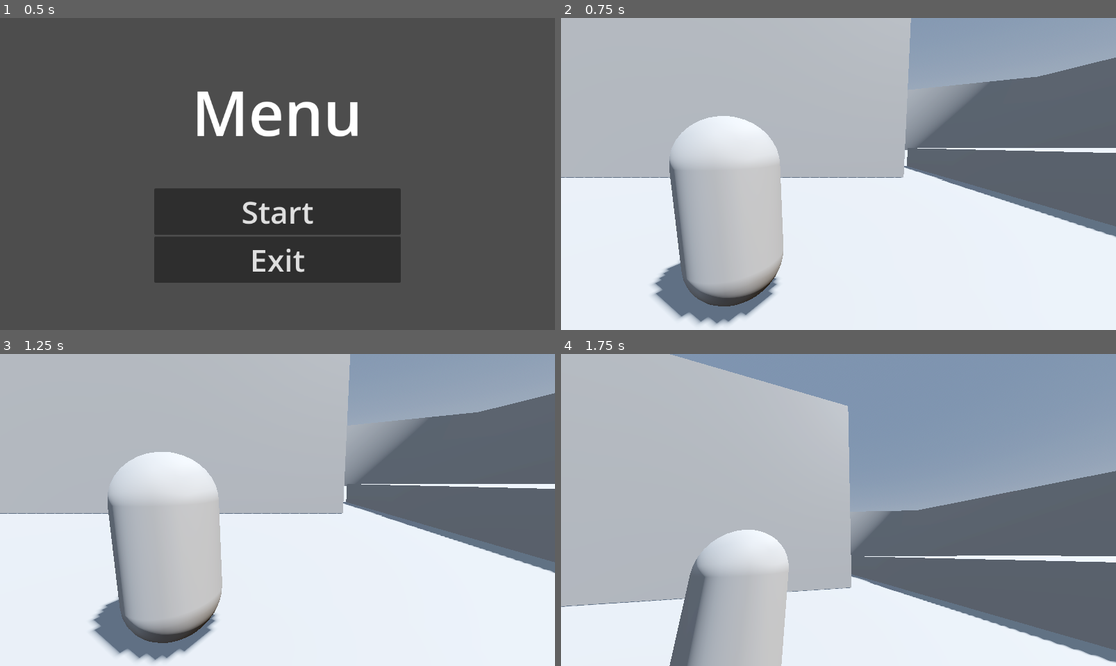
Above: before the commit, frames 1-4 (two rows, left to right).
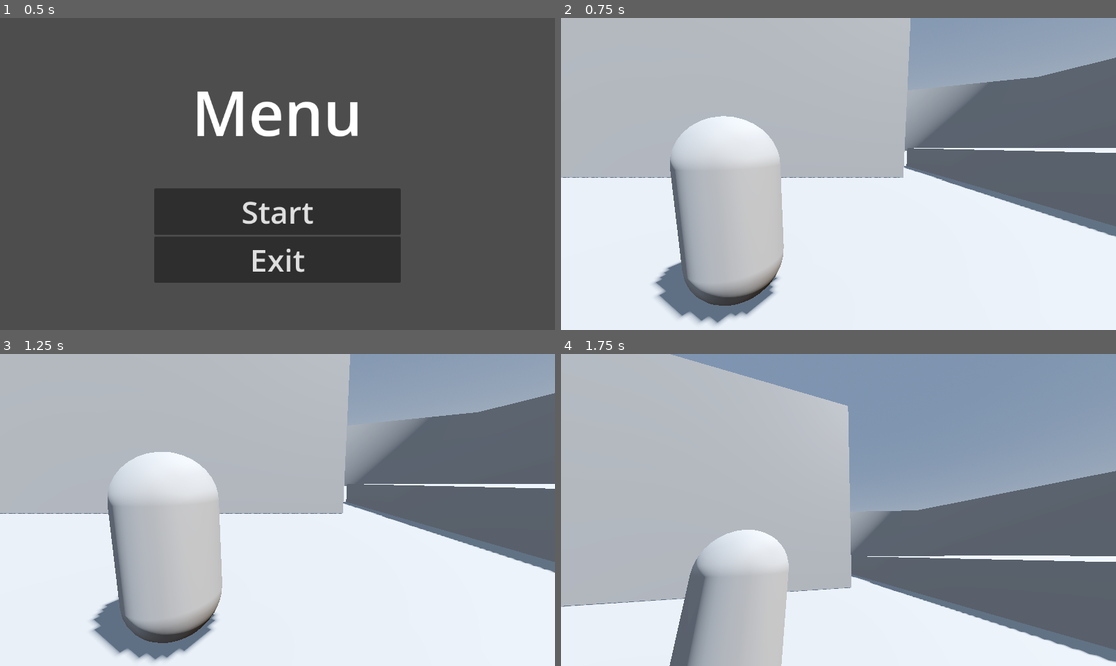
Above: after the commit, the same moments.

Repository: KamiNuke/the-ex-machina
Game: Godot game, scene res://src/states/menu.tscn
Same seed, same stepped clock (60 frames per second), same inputs: the game is played once before the commit and once after it.
Inputs (mouse positions are in pixels of both pictures, inside the frame that each line leads up to):
- Up to frame 1 (0.5 s): no input
- Up to frame 2 (0.75 s): click "Start" at 0.5 s
- Up to frame 3 (1.25 s): no input
- Up to frame 4 (1.75 s): move the mouse to (866, 510) at 1.27 s; hold W (up) from 1.28 s (still down); hold Shift (shift) from 1.28 s (still down)

Frame 1 is identical in both runs. In frame 2, 0.5% of the frame differs, in the area x 0-100%, y 0-99%; in frame 3, 0.1%; in frame 4, 0.1%.

Commit message:
switch physics engine to jolt

Diff:
--- a/project.godot
+++ b/project.godot
@@ -61,6 +61,10 @@
 ]
 }
 
+[physics]
+
+3d/physics_engine="Jolt Physics"
+
 [rendering]
 
 renderer/rendering_method="gl_compatibility"
